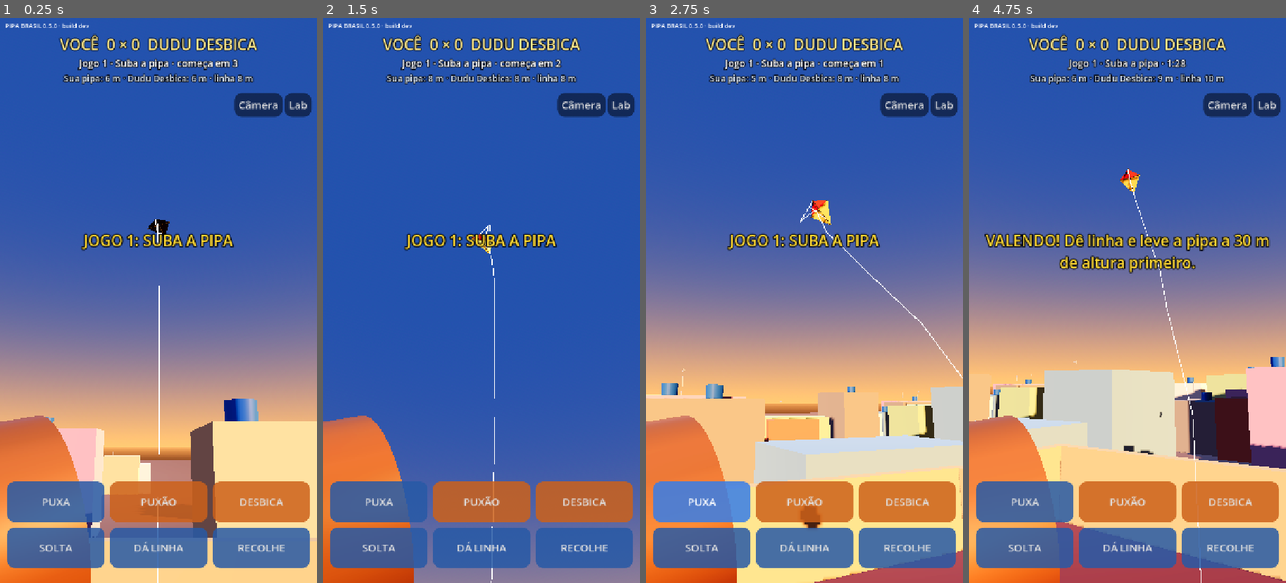
Above: before the commit, frames 1-4 (left to right).
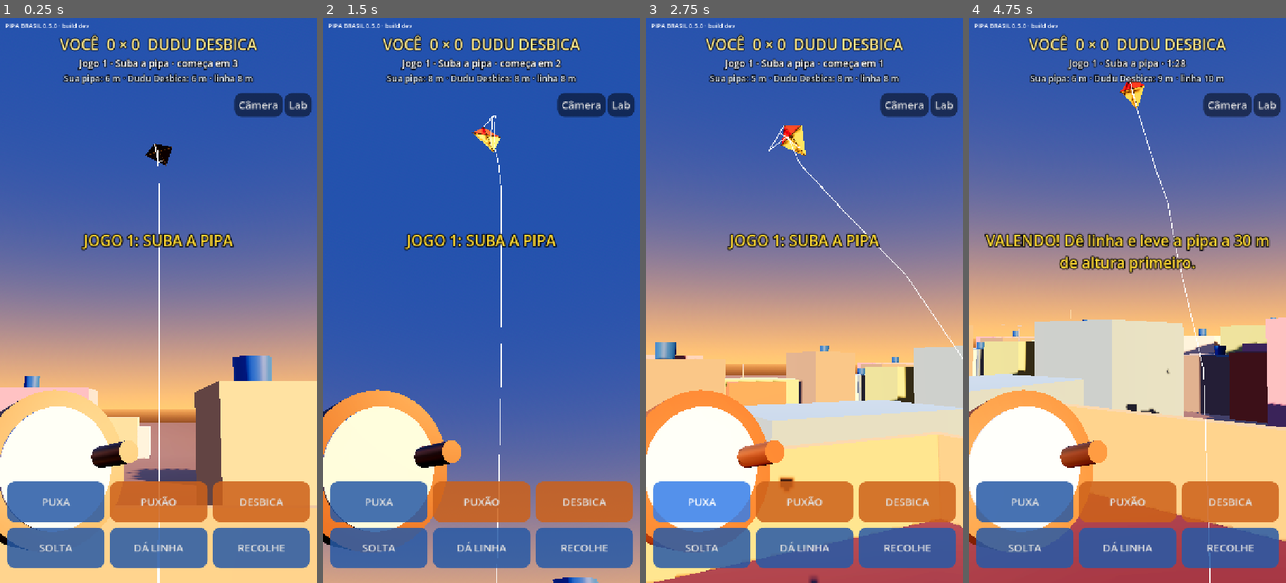
Above: after the commit, the same moments.

Repository: lucaskaeller201-ui/Pipa-Brasil
Game: Godot game, scene res://scenes/main/main.tscn
Same seed, same stepped clock (60 frames per second), same inputs: the game is played once before the commit and once after it.
Inputs (mouse positions are in pixels of both pictures, inside the frame that each line leads up to):
- Up to frame 1 (0.25 s): no input
- Up to frame 2 (1.5 s): tap Enter at 0.5 s; move the mouse to (551, 272) at 0.52 s; hold W 0.53-1.25 s; tap Z at 0.6 s; click (551, 272) at 0.67 s; tap Space at 0.77 s; drag from (418, 328) to (465, 413) at 1.27 s
- Up to frame 3 (2.75 s): move the mouse to (836, 176) at 2.02 s; hold W from 2.03 s (still down); tap Q at 2.1 s
- Up to frame 4 (4.75 s): release W at 2.75 s; drag from (1111, 413) to (1032, 215) at 2.77 s; move the mouse to (1222, 385) at 3.52 s; hold A 3.53-4.25 s; tap Z at 3.6 s; tap Space at 3.77 s; drag from (1032, 215) to (1079, 159) at 4.27 s

The runs differ from the first frame. In frame 1, 44% of the frame differs, in the area x 0-100%, y 22-100%; in frame 2, 19%; in frame 3, 55%; in frame 4, 57%, in the area x 0-100%, y 10-100%.

Commit message:
Partida: enquadramento da câmera, carretilha menor e corpo na 3ª pessoa
Co-Authored-By: Claude Opus 5.5 <noreply@anthropic.com>
Claude-Session: https://claude.ai/code/session_01VcBVPpGPHbKMkWY2F5CwiY

Diff:
--- a/game/match/partida.gd
+++ b/game/match/partida.gd
@@ -38,6 +38,7 @@
 var _pipa: Node3D
 var _pipa_rival: Node3D
 var _rival_corpo: MeshInstance3D
+var _meu_corpo: MeshInstance3D
 var _linhas: MeshInstance3D
 
 var _placar: Label
@@ -63,6 +64,8 @@
 
 	_rival_corpo = _boneco(Color(0.75, 0.20, 0.18))
 	_rival_corpo.position = Bairro.LAJE_RIVAL + Vector3(0.0, Bairro.ALTURA_LAJE + 0.8, 0.25)
+	_meu_corpo = _boneco(Color(0.15, 0.45, 0.85))
+	_meu_corpo.position = Vector3(0.0, Bairro.ALTURA_LAJE + 0.8, 0.25)
 
 	_pipa = KiteView.new()
 	_pipa.name = "Pipa"
@@ -76,7 +79,7 @@
 
 	_camera = Camera3D.new()
 	_camera.name = "Camera"
-	_camera.fov = 70.0
+	_camera.fov = 62.0
 	_camera.near = 0.05
 	_camera.far = 1500.0
 	_camera.current = true
@@ -191,24 +194,25 @@
 
 func _posicionar_camera(imediato: bool) -> void:
 	var eu: Flyer = regras.world.flyers[0]
-	var alvo := eu.kite.position
 	var olho: Vector3
 	if _primeira_pessoa:
 		olho = eu.pilot.shoulder_position() + Vector3(0.0, 0.22, 0.12)
 	else:
-		olho = eu.pilot.shoulder_position() + Vector3(1.2, 0.8, 4.5)
-	# Olha um pouco abaixo da pipa, para a mão e a carretilha entrarem na tela.
-	var dir := (alvo - olho).normalized()
-	var lado := dir.cross(Vector3.UP).normalized()
-	dir = dir.rotated(lado, deg_to_rad(-14.0 if _primeira_pessoa else -6.0))
-	var desejada := Transform3D.IDENTITY.looking_at(dir, Vector3.UP)
-	desejada.origin = olho
+		olho = eu.pilot.shoulder_position() + Vector3(1.4, 1.4, 6.5)
+	# Vira para a pipa, mas inclina menos que ela: a pipa fica no alto da tela
+	# e o horizonte com as casas aparece acima dos botões.
+	var alvo := eu.kite.position - olho
+	var guinada := atan2(-alvo.x, -alvo.z)
+	var elevacao := rad_to_deg(atan2(alvo.y, Vector2(alvo.x, alvo.z).length()))
+	var inclinacao := clampf(elevacao - 22.0, 4.0 if _primeira_pessoa else -4.0, 40.0)
+	var desejada := Transform3D(Basis.from_euler(Vector3(deg_to_rad(inclinacao), guinada, 0.0)), olho)
 	if imediato:
 		_camera.global_transform = desejada
 	else:
-		_camera.global_transform = _camera.global_transform.interpolate_with(desejada, 0.12)
+		_camera.global_transform = _camera.global_transform.interpolate_with(desejada, 0.08)
 	_carretilha.visible = _primeira_pessoa
 	_mao.visible = _primeira_pessoa
+	_meu_corpo.visible = not _primeira_pessoa
 
 
 func _criar_carretilha_e_mao() -> void:
@@ -216,13 +220,13 @@
 	_carretilha = Node3D.new()
 	_carretilha.name = "Carretilha"
 	_camera.add_child(_carretilha)
-	_carretilha.position = Vector3(-0.16, -0.24, -0.42)
-	_carretilha.rotation_degrees = Vector3(0.0, 35.0, 90.0)
+	_carretilha.position = Vector3(-0.10, -0.15, -0.42)
+	_carretilha.rotation_degrees = Vector3(70.0, 35.0, 0.0)
 	var corpo := MeshInstance3D.new()
 	var cil := CylinderMesh.new()
-	cil.top_radius = 0.11
-	cil.bottom_radius = 0.11
-	cil.height = 0.09
+	cil.top_radius = 0.065
+	cil.bottom_radius = 0.065
+	cil.height = 0.05
 	corpo.mesh = cil
 	var madeira := StandardMaterial3D.new()
 	madeira.albedo_color = Color(0.55, 0.33, 0.16)
@@ -231,22 +235,32 @@
 	_carretilha.add_child(corpo)
 	var linha_enrolada := MeshInstance3D.new()
 	var rolo := CylinderMesh.new()
-	rolo.top_radius = 0.085
-	rolo.bottom_radius = 0.085
-	rolo.height = 0.095
+	rolo.top_radius = 0.05
+	rolo.bottom_radius = 0.05
+	rolo.height = 0.056
 	linha_enrolada.mesh = rolo
 	var branco := StandardMaterial3D.new()
 	branco.albedo_color = Color(0.95, 0.95, 0.92)
 	branco.roughness = 0.6
 	linha_enrolada.material_override = branco
 	_carretilha.add_child(linha_enrolada)
+	# Cabo (manivela) da carretilha.
+	var cabo := MeshInstance3D.new()
+	var cabo_malha := CylinderMesh.new()
+	cabo_malha.top_radius = 0.009
+	cabo_malha.bottom_radius = 0.009
+	cabo_malha.height = 0.06
+	cabo.mesh = cabo_malha
+	cabo.material_override = madeira
+	cabo.position = Vector3(0.04, 0.05, 0.0)
+	_carretilha.add_child(cabo)
 
 	# Mão que segura a linha: fica na posição da mão da simulação.
 	_mao = MeshInstance3D.new()
 	_mao.name = "Mao"
 	var palma := CapsuleMesh.new()
-	palma.radius = 0.035
-	palma.height = 0.16
+	palma.radius = 0.03
+	palma.height = 0.11
 	_mao.mesh = palma
 	var pele := StandardMaterial3D.new()
 	pele.albedo_color = Color(0.55, 0.36, 0.24)
